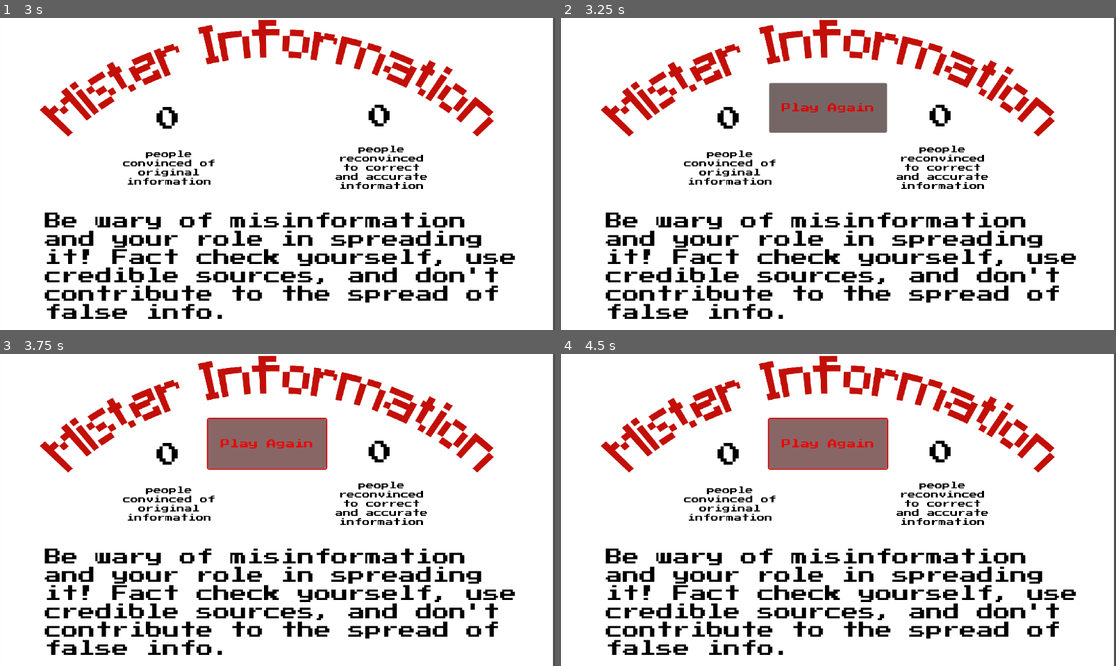
Above: before the commit, frames 1-4 (two rows, left to right).
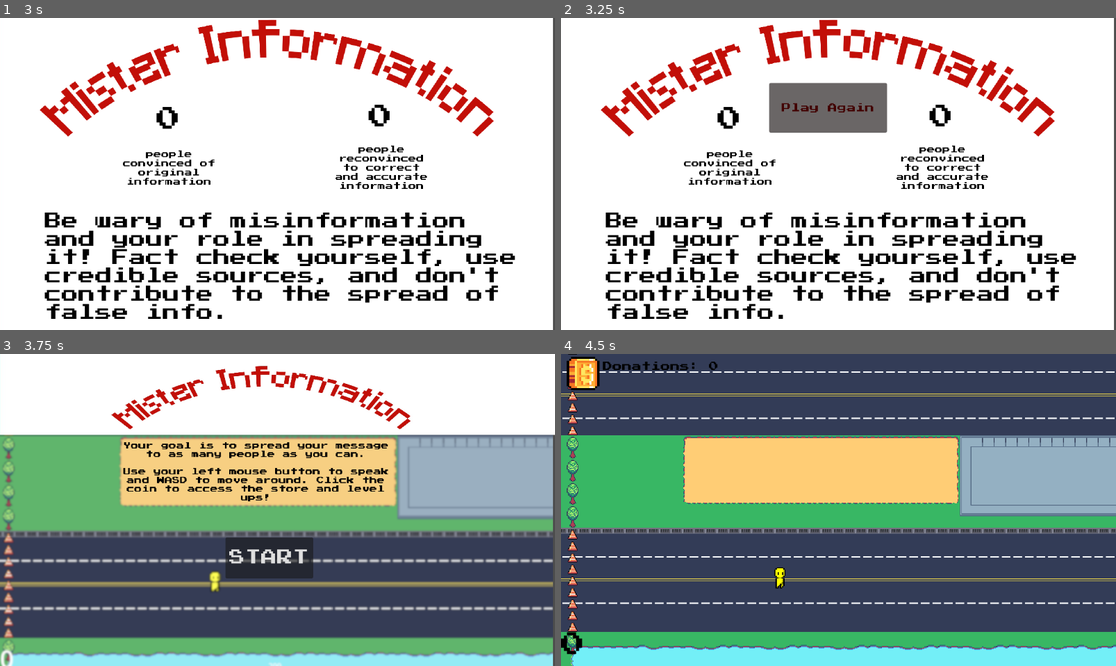
Above: after the commit, the same moments.

Repository: eliseokeefe/GameDevFinal
Game: Godot game, scene res://end.tscn
Same seed, same stepped clock (60 frames per second), same inputs: the game is played once before the commit and once after it. This scene is started directly instead of the project's main scene.
Inputs (mouse positions are in pixels of both pictures, inside the frame that each line leads up to):
- Up to frame 1 (3 s): tap Enter at 0.5, 2 s; move the mouse to (399, 158) at 0.52 s; hold D (right) 0.53-1.28 s; click (399, 158) at 0.6 s; tap Space at 1.25, 2.75 s; move the mouse to (166, 189) at 1.27 s; hold S (down) 1.28-2.03 s; click (166, 189) at 1.35 s; move the mouse to (333, 105) at 2.02 s; hold D (right) 2.03-2.78 s; click (333, 105) at 2.1 s; move the mouse to (249, 236) at 2.77 s; hold W (up) from 2.78 s (still down); click (249, 236) at 2.85 s
- Up to frame 2 (3.25 s): keep holding W (up)
- Up to frame 3 (3.75 s): release W (up) at 3.5 s; click "Play Again" at 3.5 s
- Up to frame 4 (4.5 s): click "Play Again" (after the commit: "START") at 4.25 s

Frame 1 is identical in both runs. In frame 2, 0.2% of the frame differs, in the area x 39-57%, y 27-31%; in frame 3, 79%; in frame 4, 99%, in the area x 0-100%, y 0-100%.

Commit message:
forgot to make button go to start

Diff:
--- a/end.gd
+++ b/end.gd
@@ -10,3 +10,8 @@
 	$change2.text = str(ScoreManager.get_second_score()/100)
 	await get_tree().create_timer(3).timeout
 	$Button.visible = true
+
+
+
+func _on_button_pressed():
+	get_tree().change_scene_to_file("res://start.tscn")
--- a/end.tscn
+++ b/end.tscn
@@ -75,7 +75,7 @@
 texture = ExtResource("3_rjy4x")
 
 [node name="Button" type="Button" parent="."]
-modulate = Color(1, 0, 0, 1)
+modulate = Color(0.294631, 1.61298e-05, 8.39882e-06, 1)
 offset_left = 432.0
 offset_top = 135.0
 offset_right = 636.0
@@ -83,3 +83,5 @@
 scale = Vector2(1.2, 1.2)
 theme_override_fonts/font = ExtResource("5_jgt68")
 text = "Play Again"
+
+[connection signal="pressed" from="Button" to="." method="_on_button_pressed"]
--- a/start.tscn
+++ b/start.tscn
@@ -1,8 +1,9 @@
-[gd_scene load_steps=6 format=3 uid="uid://bofqvgiranpac"]
+[gd_scene load_steps=7 format=3 uid="uid://bofqvgiranpac"]
 
 [ext_resource type="Script" path="res://Start.gd" id="1_jyfeq"]
 [ext_resource type="FontVariation" uid="uid://dp5ibsgsljx18" path="res://PressStart.tres" id="2_0r0w8"]
 [ext_resource type="Texture2D" uid="uid://c7i1m4025n0ga" path="res://start+stop sprites/Screenshot 2024-06-06 at 4.39.24 PM.png" id="2_gmaxi"]
+[ext_resource type="Texture2D" uid="uid://doh2et0y2n3ee" path="res://start+stop sprites/white.jpg" id="2_xm7lo"]
 [ext_resource type="Texture2D" uid="uid://civqboirxcalh" path="res://title2.jpeg" id="4_3fclb"]
 
 [sub_resource type="LabelSettings" id="LabelSettings_h671r"]
@@ -17,6 +18,11 @@
 grow_horizontal = 2
 grow_vertical = 2
 script = ExtResource("1_jyfeq")
+
+[node name="Sprite2D" type="Sprite2D" parent="."]
+position = Vector2(579.5, 77.5)
+scale = Vector2(0.913146, 0.182828)
+texture = ExtResource("2_xm7lo")
 
 [node name="Button" type="Button" parent="."]
 layout_mode = 1
